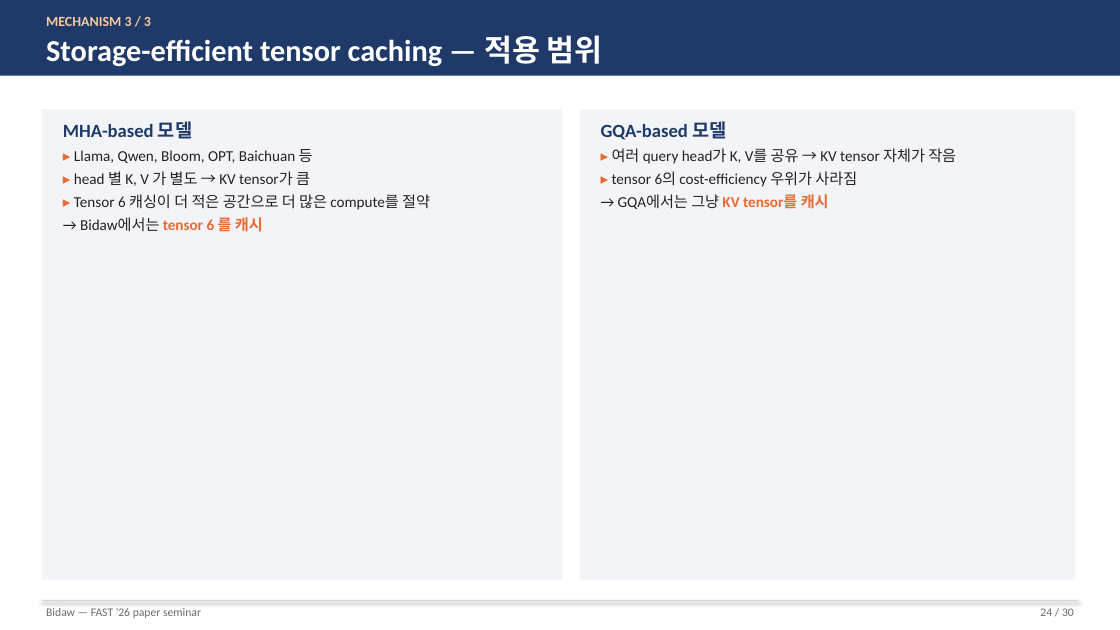
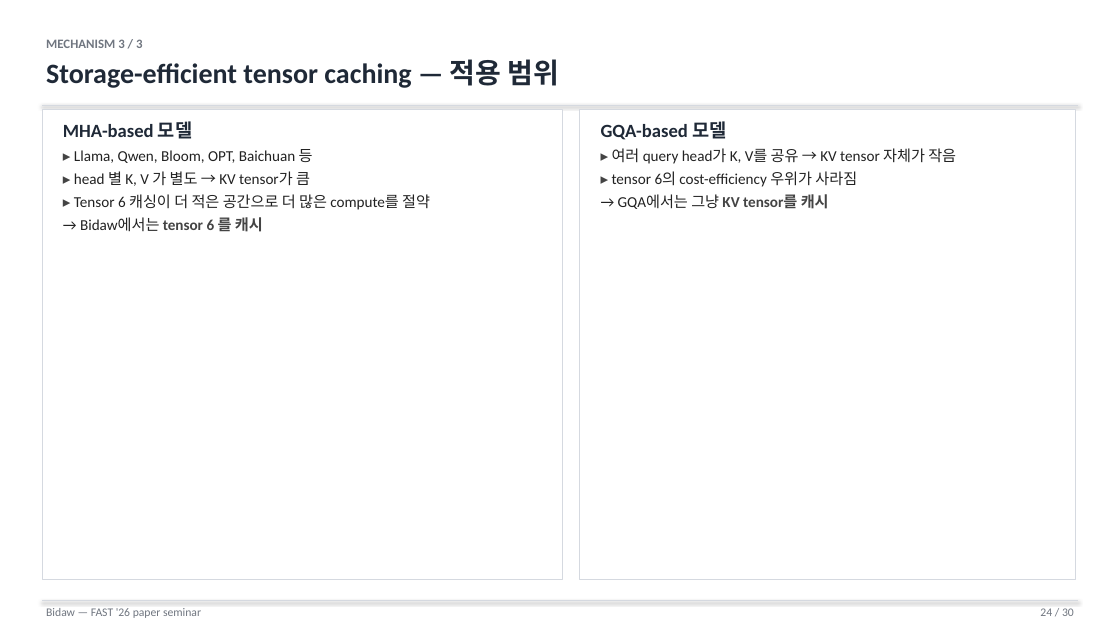
Before and after one commit to Daejun/bidaw, a slide deck: slide 24 of Bidaw_seminar.pptx. Drawn at 1120x630 pixels with LibreOffice and Linux fonts; fonts in the diff are those of the drawing. Boxes give left, top, right and bottom in pixels: in the first picture for what was removed or moved away, otherwise in the second. Text is boxed around its words. In the diff, an @@ line names an element or a change of style, - is before the commit and + after.

Commit message:
Redesign seminar deck with minimal white-background style
Replace the dark-blue header band, orange accents, and tinted callout
boxes with an austere paper-style layout:

- Background: pure white on every slide
- Header: small grey kicker + near-black title + 0.75pt grey rule
- Number markers: plain grey numerals (no orange/blue circles)
- Callout panels: white fill with thin grey border (auto-promoted in
  add_rect when caller passed the old BG_BAND tint)
- Cover slide: white background, large near-black "Bidaw" + grey meta

The figure slides themselves are unchanged; only chrome and emphasis
colours are reduced.

```diff
--- a/Bidaw_seminar.pptx
+++ b/Bidaw_seminar.pptx
@@ rectangle removed at <box>0,0,1120,76</box> @@
@@ text "MECHANISM 3 / 3": place and size @@
-text "MECHANISM 3 / 3" at <box>46,17,603,66</box>
+text "MECHANISM 3 / 3" at <box>46,39,560,88</box>
@@ text "MECHANISM 3 / 3" at <box>46,39,560,88</box>: size 12 to 11 pt, text colour #F7C99C to #707680 in "MECHANISM 3 / 3"; size 26 to 24 pt, text colour #FFFFFF to #1F2937 in "Storage-efficient tensor caching — 적용 범위"; more space between paragraphs; vertical alignment middle to top @@
@@ rectangle at <box>42,109,563,580</box>: fill #F2F4F8 to #FFFFFF; outline none to #D5D9E0 0.5 pt @@
@@ line added from (42, 105) to (1078, 105), #D5D9E0 0.75 pt @@
@@ text "MHA-based 모델" at <box>63,121,430,235</box>: text colour #1F3A68 to #1F2937 in "MHA-based 모델"; text colour #E86A33 to #444444 in "▸", "▸", "▸", "tensor 6 를 캐시" @@
@@ rectangle at <box>580,109,1075,580</box>: fill #F2F4F8 to #FFFFFF; outline none to #D5D9E0 0.5 pt @@
@@ text "GQA-based 모델" at <box>601,121,956,209</box>: text colour #1F3A68 to #1F2937 in "GQA-based 모델"; text colour #E86A33 to #444444 in "▸", "▸", "KV tensor를 캐시" @@
@@ text "Bidaw — FAST '26 paper ..." at <box>46,608,201,618</box>: text colour #6B6B6B to #707680 @@
@@ text "24 / 30" at <box>1040,608,1074,616</box>: text colour #6B6B6B to #707680 @@
```
Also in this commit, not shown: 29 other slides changed, 2 other files.
